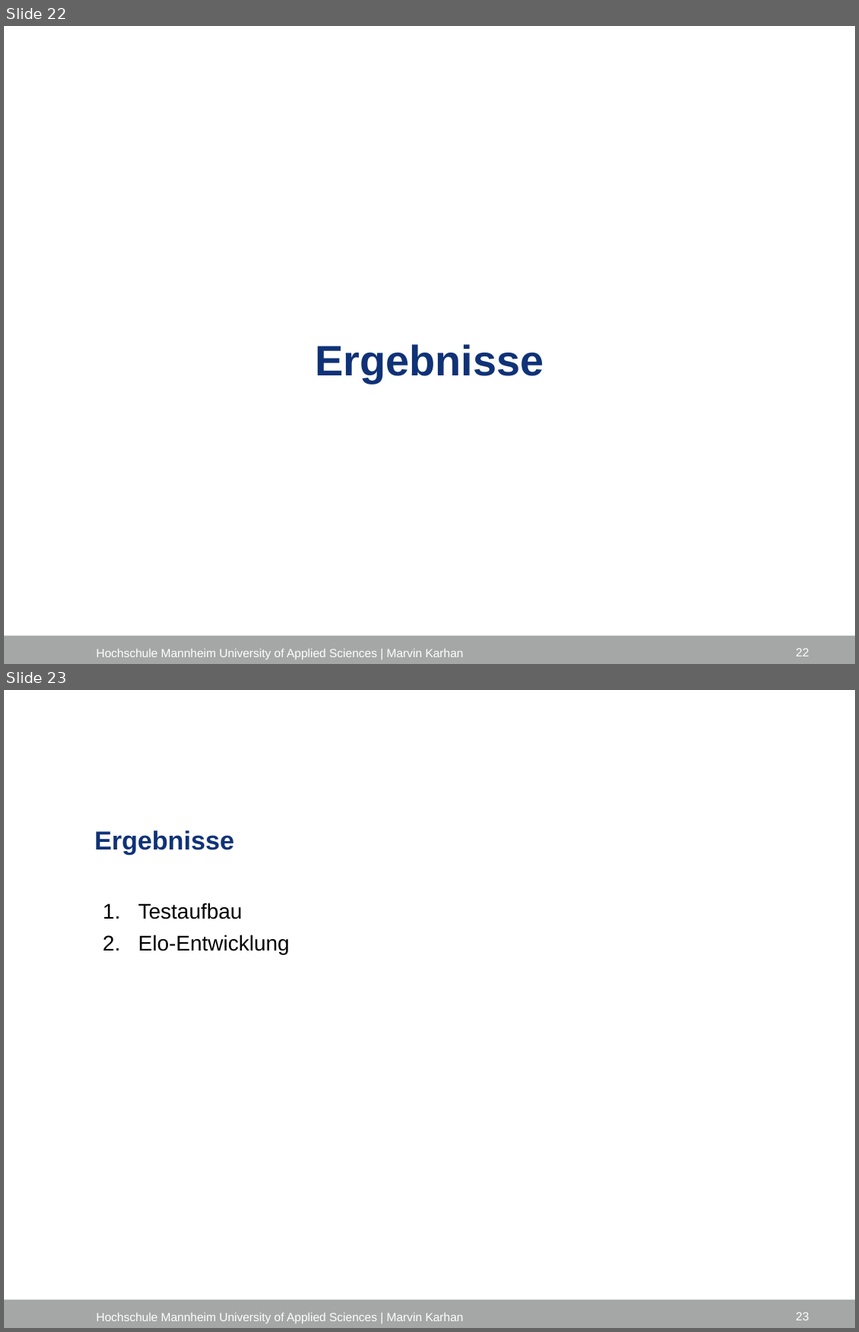
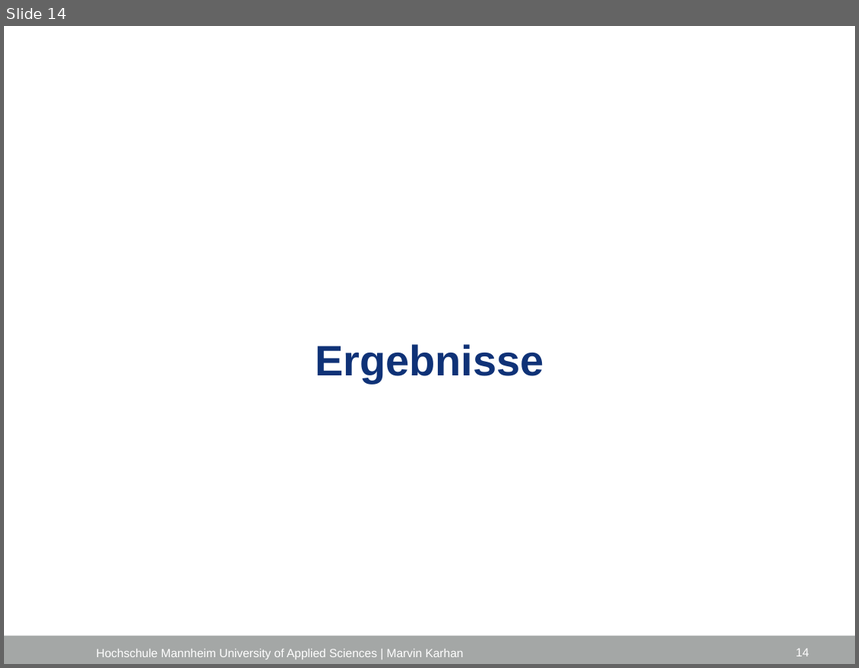
Before and after one commit to marvinkarhan/Bachelorarbeit, a slide deck: latex/Kolloquium/Kolloquium_Marvin_Karhan.pptx. Shown one above the other, each under a label of ours: slides 22 and 23 before the commit, slide 14 after it. The pictures are 859x1332 and 859x668 pixels, drawn with LibreOffice and Linux fonts; fonts in the diff are those of the drawing; background and template pictures are left out. Boxes give left, top, right and bottom in pixels: in the first picture for what was removed or moved away, otherwise in the second. Text is boxed around its words. In the diff, an @@ line names an element or a change of style, - is before the commit and + after.

```diff
--- a/latex/Kolloquium/Kolloquium_Marvin_Karhan.pptx
+++ b/latex/Kolloquium/Kolloquium_Marvin_Karhan.pptx
@@ slide 23 removed at <box>4,690,855,1328</box>, background #FFFFFF; not listed: 1 template element that a slide beside it also shows @@
@@ title removed at <box>94,831,234,854</box> @@
-Ergebnisse
@@ text removed at <box>139,903,290,955</box> @@
-1. Testaufbau
-2. Elo-Entwicklung
@@ text removed at <box>96,1313,464,1324</box> @@
-Hochschule Mannheim University of Applied Sciences | Marvin Karhan
@@ page number removed at <box>796,1312,809,1321</box> @@
-23
@@ what was slide 22 is now slide 14 @@
@@ page number at <box>796,648,809,657</box>: text changed @@
-22
+14
```
Also in this commit, not shown: 8 slides changed, 4 other slides removed.
